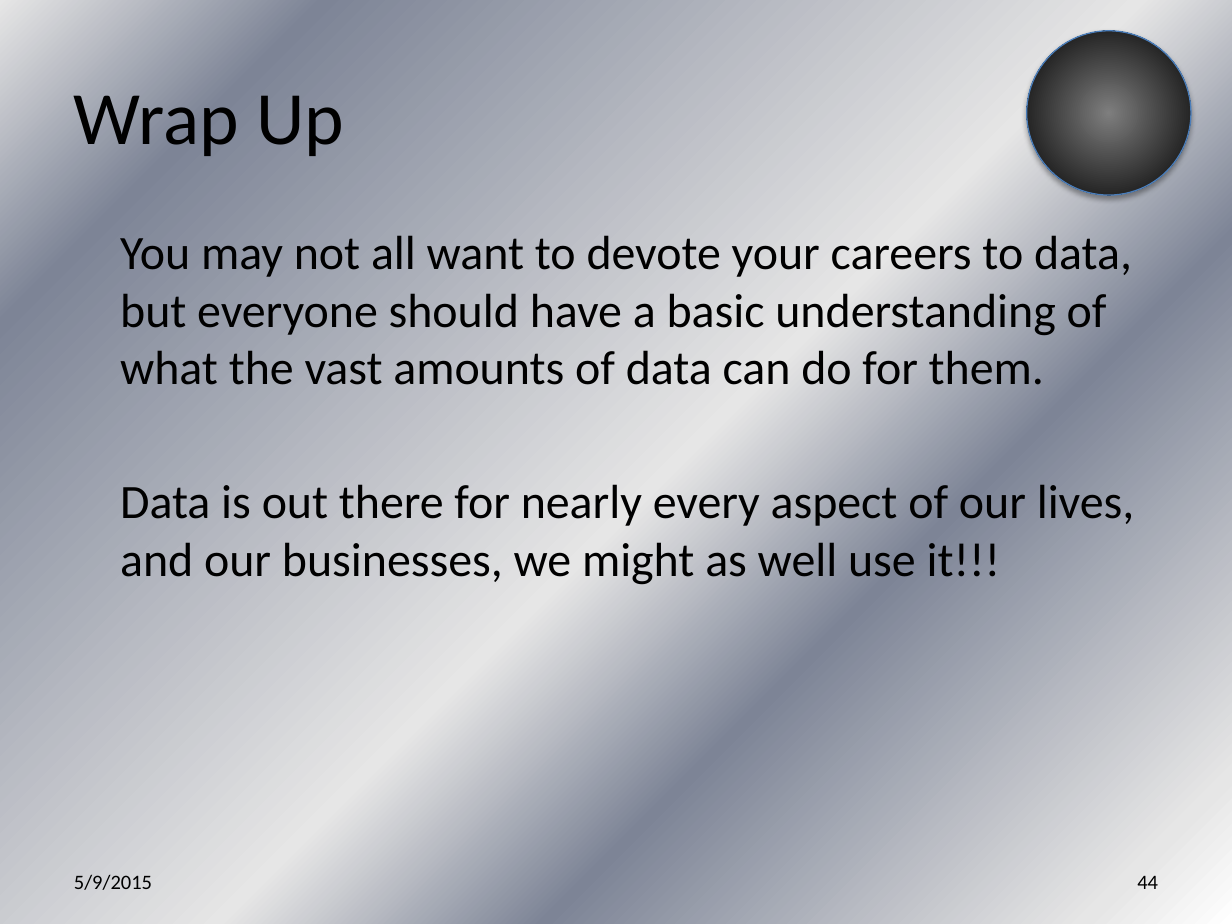
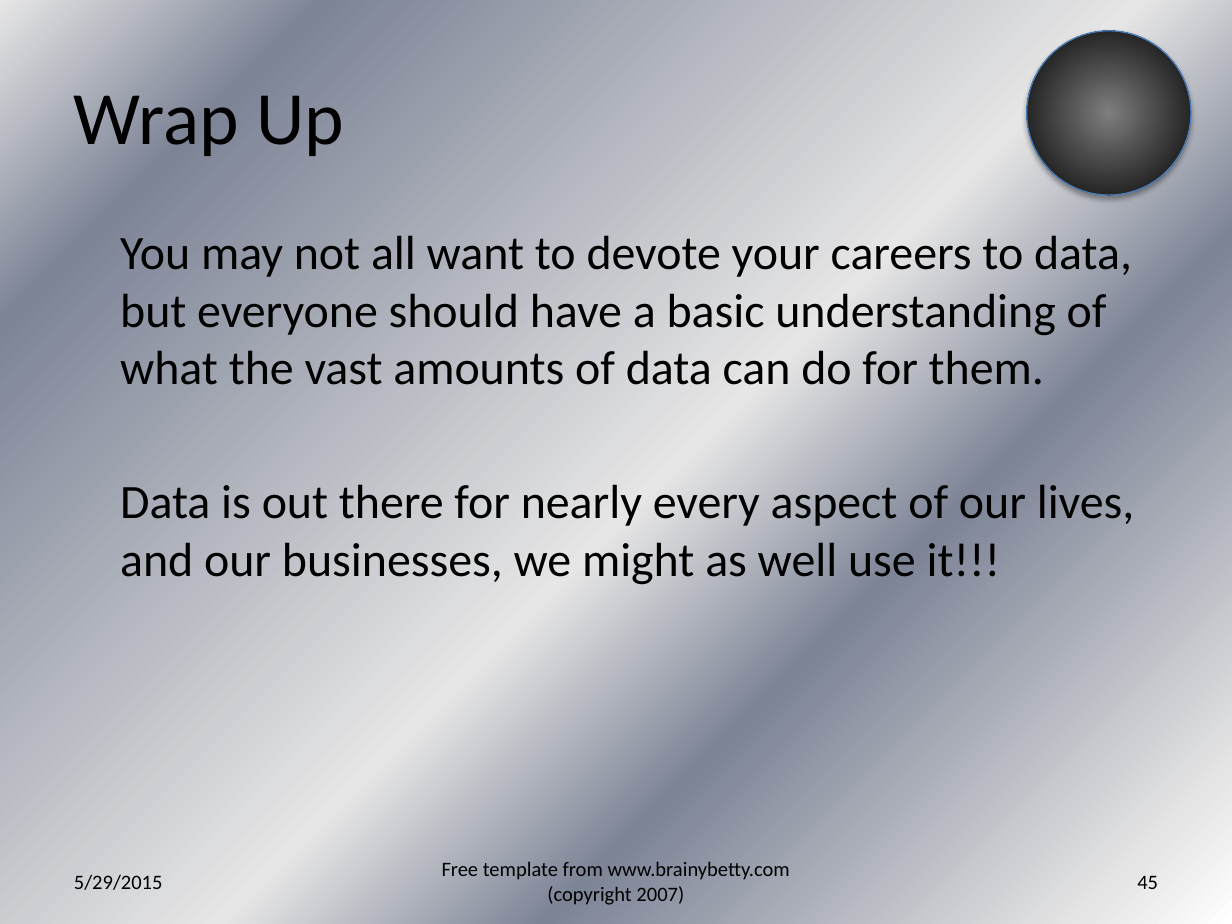
Before and after one commit to jegroom102080/What_is_Data_Science_Anyway, a slide deck: slide 45 of What is Data Science Anyway.pptx (slide 44 before the commit). Drawn at 1232x924 pixels with LibreOffice and Linux fonts; fonts in the diff are those of the drawing. Boxes give left, top, right and bottom in pixels: in the first picture for what was removed or moved away, otherwise in the second. Text is boxed around its words. In the diff, an @@ line names an element or a change of style, - is before the commit and + after.

```diff
--- a/What is Data Science Anyway.pptx
+++ b/What is Data Science Anyway.pptx
@@ text added at box(442, 861, 790, 905), 12 pt, text #000000 @@
+Free template from www.brainybetty.com (copyright 2007)
@@ text at box(74, 874, 163, 890): text changed @@
-5/9/2015
+5/29/2015
@@ page number at box(1137, 875, 1158, 889): text changed @@
-44
+45
```
Also in this commit, not shown: 43 other slides changed, 1 slide added, 1 other file.
